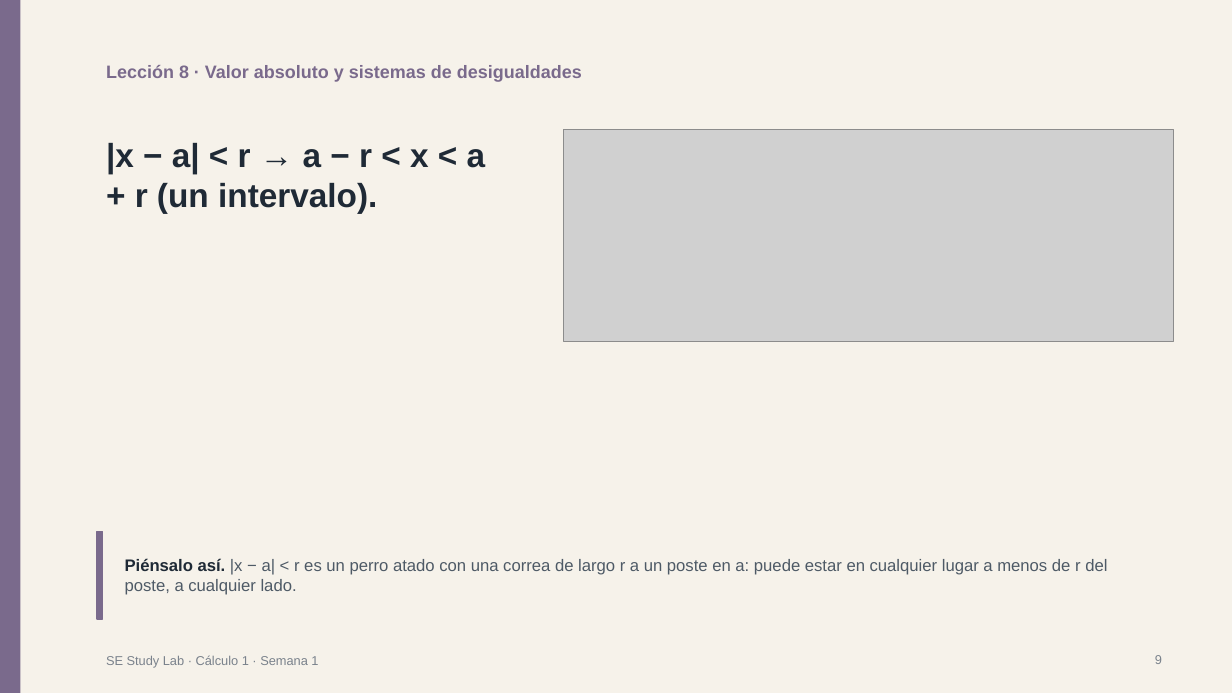
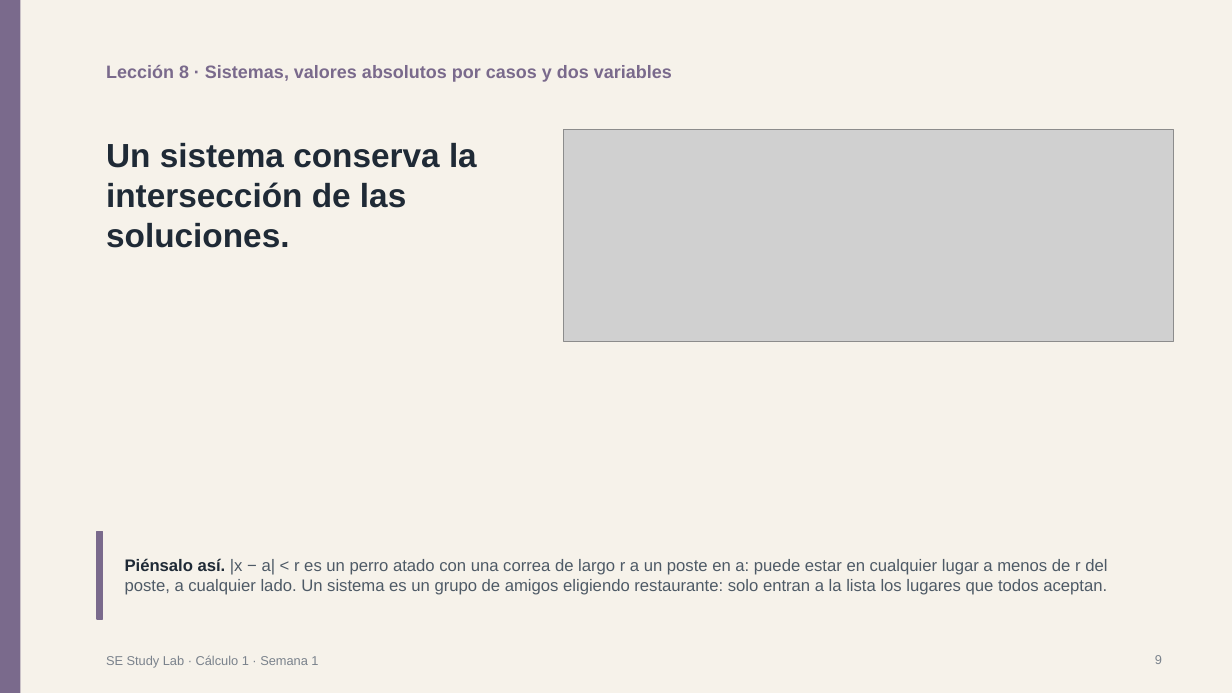
Before and after one commit to jdswe/se-study-lab, a slide deck: slide 9 of public/downloads/es/y1-t1-m3-calc-w1/slides.pptx. Drawn at 1232x693 pixels with LibreOffice and Linux fonts; fonts in the diff are those of the drawing; grey boxes stand for pictures. Boxes give left, top, right and bottom in pixels: in the first picture for what was removed or moved away, otherwise in the second. Text is boxed around its words. In the diff, an @@ line names an element or a change of style, - is before the commit and + after.

```diff
--- a/public/downloads/es/y1-t1-m3-calc-w1/slides.pptx
+++ b/public/downloads/es/y1-t1-m3-calc-w1/slides.pptx
@@ text at bbox=[106, 65, 672, 82]: text changed @@
-Lección 8 · Valor absoluto y sistemas de desigualdades
+Lección 8 · Sistemas, valores absolutos por casos y dos variables
@@ text at bbox=[106, 143, 477, 248]: text changed @@
-|x − a| < r → a − r < x < a + r (un intervalo).
+Un sistema conserva la intersección de las soluciones.
@@ text at bbox=[125, 558, 1107, 595]: text changed @@
-Piénsalo así. |x − a| < r es un perro atado con una correa de largo r a un poste en a: puede estar en cualquier lugar a menos de r del poste, a cualquier lado.
+Piénsalo así. |x − a| < r es un perro atado con una correa de largo r a un poste en a: puede estar en cualquier lugar a menos de r del poste, a cualquier lado. Un sistema es un grupo de amigos eligiendo restaurante: solo entran a la lista los lugares que todos aceptan.
```
Also in this commit, not shown: 8 other slides changed, 2 slides added, 2 slides removed, 47 other files.
